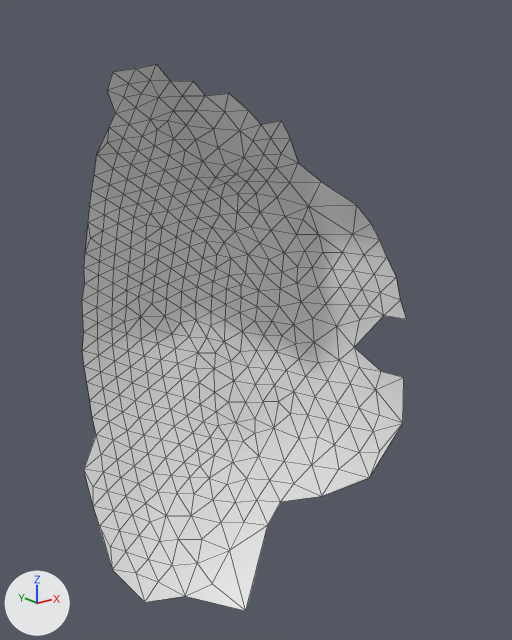
Two versions of the OBJ model res/final/onecam_fullvolume/18/cleanedup/FullVolium.000582.obj, one commit apart.
The view is the same before and after, from a camera (50 mm lens) standing at (-610.6, -266.5, 1200.5) and looking at (-515.0, -146.9, 1152.7). Every picture has the same lights, and +X, +Y and +Z are marked at lower left. Mesh edges are drawn as thin lines. Where no turn or scale is listed for an object, it has been applied to the vertices.

Names of what the first picture shows: 'FullVolium.000582'.
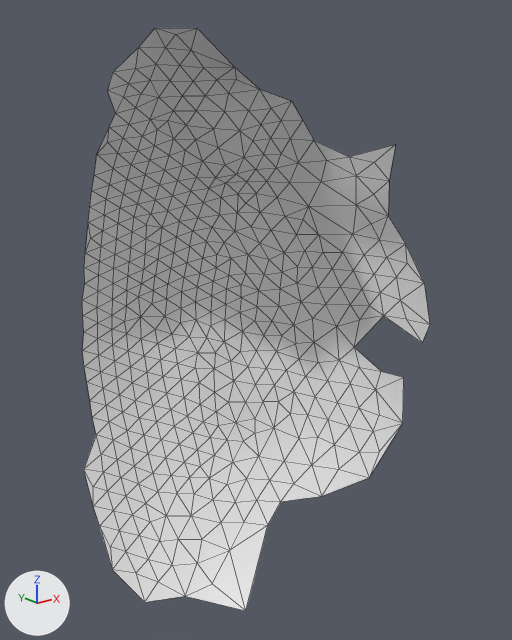
What differs and where, as boxes [x1, y1, x2, y2] in the pictures (512 x 640 px):
'FullVolium.000582', reshaped (7% wider, 7% taller): before [82, 65, 406, 611]; after [82, 28, 430, 611]
part 1 of me_fullvolium_000582, added: after [113, 28, 430, 343]

The edits, one by one:
me_fullvolium_000582 is used by ob_fullvolium_000582; location (0.0, 0.0, 0.0).
me_fullvolium_000582 had 411 vertices, 764 faces and spanned x -547.9..-490.8, y -170.9..-115.7, z 1086.3..1206.2.
me_fullvolium_000582 now has 440 vertices, 825 faces and spans x -547.9..-489.3, y -175.3..-115.7, z 1086.3..1212.0.
Part 1, on me_fullvolium_000582:
29 vertices are added at x -542.8..-489.3, y -175.3..-148.5, z 1148.9..1212.0.
61 new faces join them.
